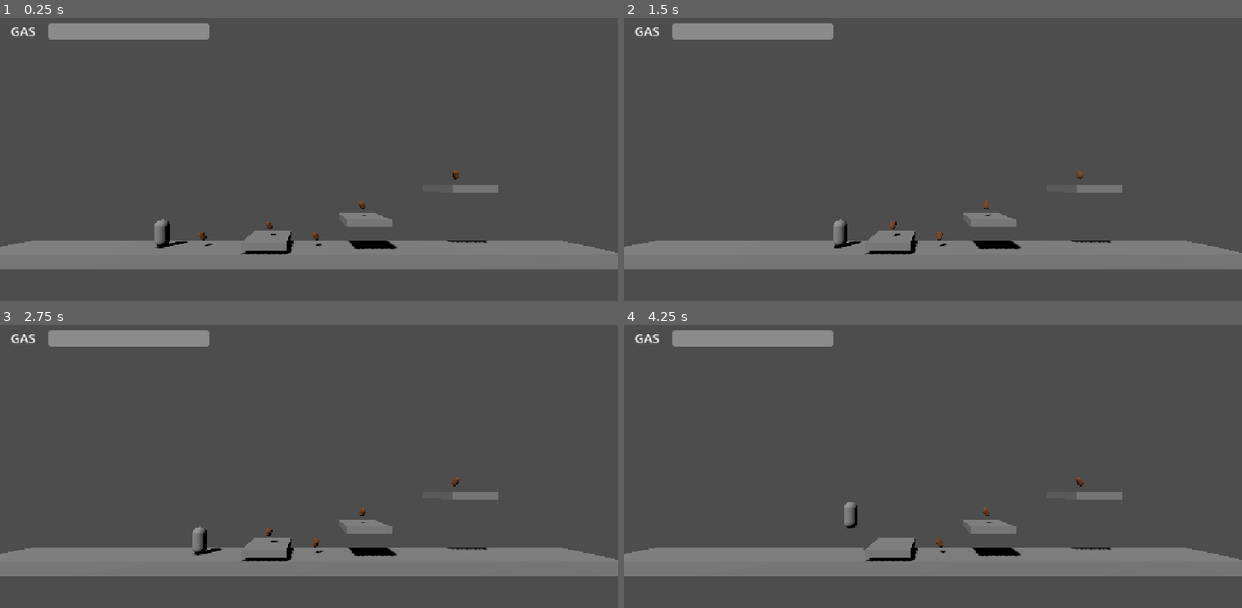
Above: before the commit, frames 1-4 (two rows, left to right).
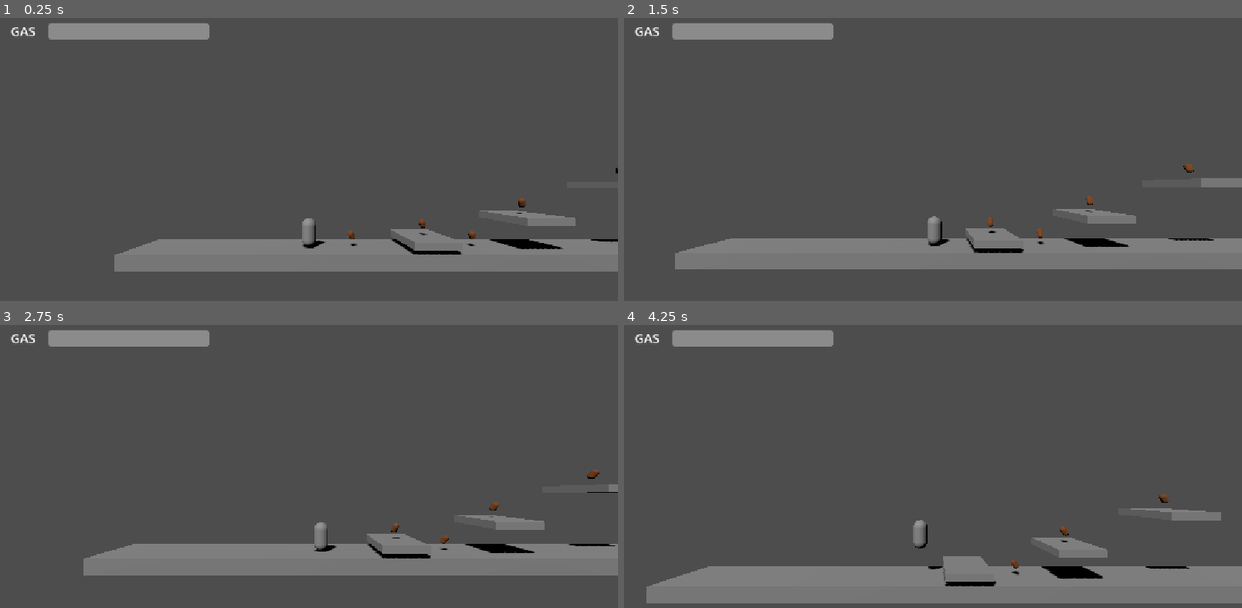
Above: after the commit, the same moments.

Repository: Arkay187/FartMan
Game: Godot game, scene res://scenes/test_level.tscn
Two runs of this game, one before a commit and one after it. Both use one fixed random seed, a clock stepped at 60 frames per second and the inputs below.
Inputs:
- Up to frame 1 (0.25 s): no input
- Up to frame 2 (1.5 s): tap Enter (ui_accept) at 0.5, 0.77 s; hold Right (ui_right) 0.53-1.28 s; hold Left (ui_left) from 1.28 s (still down)
- Up to frame 3 (2.75 s): tap Enter (ui_accept) at 1.52 s; release Left (ui_left) at 2.03 s; hold Right (ui_right) from 2.03 s (still down)
- Up to frame 4 (4.25 s): tap Enter (ui_accept) at 3.02, 3.77 s; release Right (ui_right) at 3.53 s; hold Left (ui_left) from 3.53 s (still down)

The runs differ from the first frame. In frame 1, 6.0% of the frame differs, in the area x 0-100%, y 52-90%; in frame 2, 4.5%; in frame 3, 5.3%; in frame 4, 17%, in the area x 0-100%, y 53-99%.

Commit message:
Add follow camera and respawn on falling off the level

Diff:
--- a/scenes/bean.tscn
+++ b/scenes/bean.tscn
@@ -13,12 +13,12 @@
 [sub_resource type="SphereShape3D" id="SphereShape3D_rfort"]
 radius = 0.45
 
-[node name="Bean" type="Area3D" unique_id=2005849170]
+[node name="Bean" type="Area3D" unique_id=1315924464]
 script = ExtResource("1_fkxq7")
 
-[node name="MeshInstance3D" type="MeshInstance3D" parent="." unique_id=1011270746]
+[node name="MeshInstance3D" type="MeshInstance3D" parent="." unique_id=1261001852]
 transform = Transform3D(0.81915206, -0.57357645, 0, 0.57357645, 0.81915206, 0, 0, 0, 1, 0, 0, 0)
 mesh = SubResource("CapsuleMesh_cphwl")
 
-[node name="CollisionShape3D" type="CollisionShape3D" parent="." unique_id=978630489]
+[node name="CollisionShape3D" type="CollisionShape3D" parent="." unique_id=458206996]
 shape = SubResource("SphereShape3D_rfort")
--- a/scenes/player.tscn
+++ b/scenes/player.tscn
@@ -13,26 +13,26 @@
 
 [sub_resource type="CapsuleShape3D" id="CapsuleShape3D_fjrip"]
 
-[node name="Player" type="CharacterBody3D" unique_id=1745349648 node_paths=PackedStringArray("gas_tank", "visual", "belly")]
+[node name="Player" type="CharacterBody3D" unique_id=1980105885 node_paths=PackedStringArray("gas_tank", "visual", "belly")]
 script = ExtResource("1_g2els")
 gas_tank = NodePath("GasTank")
 visual = NodePath("Visual")
 belly = NodePath("Visual/Belly")
 
-[node name="Visual" type="Node3D" parent="." unique_id=783898739]
+[node name="Visual" type="Node3D" parent="." unique_id=1508604799]
 transform = Transform3D(1, 0, 0, 0, 1, 0, 0, 0, 1, 0, -1, 0)
 
-[node name="MeshInstance3D" type="MeshInstance3D" parent="Visual" unique_id=1821925967]
+[node name="MeshInstance3D" type="MeshInstance3D" parent="Visual" unique_id=1567121354]
 transform = Transform3D(1, 0, 0, 0, 1, 0, 0, 0, 1, 0, 1, 0)
 mesh = SubResource("CapsuleMesh_dqkch")
 
-[node name="Belly" type="MeshInstance3D" parent="Visual" unique_id=1924059830]
+[node name="Belly" type="MeshInstance3D" parent="Visual" unique_id=2134222915]
 transform = Transform3D(1, 0, 0, 0, 1, 0, 0, 0, 1, 0.35, 0.9, 0)
 visible = false
 mesh = SubResource("SphereMesh_tuyoq")
 
-[node name="CollisionShape3D" type="CollisionShape3D" parent="." unique_id=840231237]
+[node name="CollisionShape3D" type="CollisionShape3D" parent="." unique_id=1203822426]
 shape = SubResource("CapsuleShape3D_fjrip")
 
-[node name="GasTank" type="Node" parent="." unique_id=264642013]
+[node name="GasTank" type="Node" parent="." unique_id=1150370972]
 script = ExtResource("2_qhqgy")
--- a/scenes/test_level.tscn
+++ b/scenes/test_level.tscn
@@ -1,22 +1,17 @@
 [gd_scene format=3]
 
-[ext_resource type="PackedScene" path="res://scenes/player.tscn" id="1_tmr53"]
-[ext_resource type="Script" path="res://scripts/player.gd" id="2_qcd3b"]
-[ext_resource type="PackedScene" path="res://scenes/bean.tscn" id="3_88ety"]
-[ext_resource type="Script" path="res://scripts/bean.gd" id="4_ahbqi"]
-[ext_resource type="Script" path="res://scripts/gas_bar.gd" id="5_7gix3"]
+[ext_resource type="PackedScene" path="res://scenes/player.tscn" id="1_qcd3b"]
+[ext_resource type="Script" path="res://scripts/player.gd" id="2_88ety"]
+[ext_resource type="PackedScene" path="res://scenes/bean.tscn" id="3_ahbqi"]
+[ext_resource type="Script" path="res://scripts/bean.gd" id="4_7gix3"]
+[ext_resource type="Script" path="res://scripts/follow_camera.gd" id="5_4asn1"]
+[ext_resource type="Script" path="res://scripts/gas_bar.gd" id="6_dw7u0"]
 
-[sub_resource type="BoxMesh" id="BoxMesh_4asn1"]
+[sub_resource type="BoxMesh" id="BoxMesh_fyxdr"]
 size = Vector3(44, 1, 4)
 
-[sub_resource type="BoxShape3D" id="BoxShape3D_dw7u0"]
+[sub_resource type="BoxShape3D" id="BoxShape3D_kpk0m"]
 size = Vector3(44, 1, 4)
-
-[sub_resource type="BoxMesh" id="BoxMesh_fyxdr"]
-size = Vector3(3, 0.5, 4)
-
-[sub_resource type="BoxShape3D" id="BoxShape3D_kpk0m"]
-size = Vector3(3, 0.5, 4)
 
 [sub_resource type="BoxMesh" id="BoxMesh_qs1vn"]
 size = Vector3(3, 0.5, 4)
@@ -30,83 +25,91 @@
 [sub_resource type="BoxShape3D" id="BoxShape3D_bakr3"]
 size = Vector3(3, 0.5, 4)
 
-[node name="TestLevel" type="Node3D" unique_id=1962721696]
+[sub_resource type="BoxMesh" id="BoxMesh_jqmoj"]
+size = Vector3(3, 0.5, 4)
 
-[node name="Floor" type="StaticBody3D" parent="." unique_id=33156764]
+[sub_resource type="BoxShape3D" id="BoxShape3D_ni2ok"]
+size = Vector3(3, 0.5, 4)
+
+[node name="TestLevel" type="Node3D" unique_id=983543820]
+
+[node name="Floor" type="StaticBody3D" parent="." unique_id=943350136]
 transform = Transform3D(1, 0, 0, 0, 1, 0, 0, 0, 1, 4, 0, 0)
 
-[node name="MeshInstance3D" type="MeshInstance3D" parent="Floor" unique_id=1022829056]
-mesh = SubResource("BoxMesh_4asn1")
+[node name="MeshInstance3D" type="MeshInstance3D" parent="Floor" unique_id=1423061005]
+mesh = SubResource("BoxMesh_fyxdr")
 
-[node name="CollisionShape3D" type="CollisionShape3D" parent="Floor" unique_id=830570104]
-shape = SubResource("BoxShape3D_dw7u0")
+[node name="CollisionShape3D" type="CollisionShape3D" parent="Floor" unique_id=292491529]
+shape = SubResource("BoxShape3D_kpk0m")
 
-[node name="TootLedge" type="StaticBody3D" parent="." unique_id=583453139]
+[node name="TootLedge" type="StaticBody3D" parent="." unique_id=700601912]
 transform = Transform3D(1, 0, 0, 0, 1, 0, 0, 0, 1, 2, 1.05, 0)
 
-[node name="MeshInstance3D" type="MeshInstance3D" parent="TootLedge" unique_id=1589567270]
-mesh = SubResource("BoxMesh_fyxdr")
+[node name="MeshInstance3D" type="MeshInstance3D" parent="TootLedge" unique_id=548003816]
+mesh = SubResource("BoxMesh_qs1vn")
 
-[node name="CollisionShape3D" type="CollisionShape3D" parent="TootLedge" unique_id=1239719449]
-shape = SubResource("BoxShape3D_kpk0m")
+[node name="CollisionShape3D" type="CollisionShape3D" parent="TootLedge" unique_id=839544123]
+shape = SubResource("BoxShape3D_13hs1")
 
-[node name="TrumpLedge" type="StaticBody3D" parent="." unique_id=1289902098]
+[node name="TrumpLedge" type="StaticBody3D" parent="." unique_id=807073832]
 transform = Transform3D(1, 0, 0, 0, 1, 0, 0, 0, 1, 9, 2.55, 0)
 
-[node name="MeshInstance3D" type="MeshInstance3D" parent="TrumpLedge" unique_id=1439032890]
-mesh = SubResource("BoxMesh_qs1vn")
+[node name="MeshInstance3D" type="MeshInstance3D" parent="TrumpLedge" unique_id=98321626]
+mesh = SubResource("BoxMesh_fptmo")
 
-[node name="CollisionShape3D" type="CollisionShape3D" parent="TrumpLedge" unique_id=1189963233]
-shape = SubResource("BoxShape3D_13hs1")
+[node name="CollisionShape3D" type="CollisionShape3D" parent="TrumpLedge" unique_id=365784371]
+shape = SubResource("BoxShape3D_bakr3")
 
-[node name="ThunderLedge" type="StaticBody3D" parent="." unique_id=1027977609]
+[node name="ThunderLedge" type="StaticBody3D" parent="." unique_id=161438302]
 transform = Transform3D(1, 0, 0, 0, 1, 0, 0, 0, 1, 16, 4.85, 0)
 
-[node name="MeshInstance3D" type="MeshInstance3D" parent="ThunderLedge" unique_id=1439802233]
-mesh = SubResource("BoxMesh_fptmo")
+[node name="MeshInstance3D" type="MeshInstance3D" parent="ThunderLedge" unique_id=527678873]
+mesh = SubResource("BoxMesh_jqmoj")
 
-[node name="CollisionShape3D" type="CollisionShape3D" parent="ThunderLedge" unique_id=893615746]
-shape = SubResource("BoxShape3D_bakr3")
+[node name="CollisionShape3D" type="CollisionShape3D" parent="ThunderLedge" unique_id=191904365]
+shape = SubResource("BoxShape3D_ni2ok")
 
-[node name="Player" type="CharacterBody3D" parent="." unique_id=1745349648 node_paths=PackedStringArray("gas_tank", "visual", "belly") instance=ExtResource("1_tmr53")]
+[node name="Player" type="CharacterBody3D" parent="." unique_id=1980105885 node_paths=PackedStringArray("gas_tank", "visual", "belly") instance=ExtResource("1_qcd3b")]
 transform = Transform3D(1, 0, 0, 0, 1, 0, 0, 0, 1, -6, 2, 0)
-script = ExtResource("2_qcd3b")
+script = ExtResource("2_88ety")
 gas_tank = NodePath("GasTank")
 visual = NodePath("Visual")
 belly = NodePath("Visual/Belly")
 
-[node name="Beans" type="Node3D" parent="." unique_id=293102140]
+[node name="Beans" type="Node3D" parent="." unique_id=631068944]
 
-[node name="Bean1" type="Area3D" parent="Beans" unique_id=2005849170 instance=ExtResource("3_88ety")]
+[node name="Bean1" type="Area3D" parent="Beans" unique_id=1315924464 instance=ExtResource("3_ahbqi")]
 transform = Transform3D(1, 0, 0, 0, 1, 0, 0, 0, 1, -3, 1.3, 0)
-script = ExtResource("4_ahbqi")
+script = ExtResource("4_7gix3")
 
-[node name="Bean2" type="Area3D" parent="Beans" unique_id=468647692 instance=ExtResource("3_88ety")]
+[node name="Bean2" type="Area3D" parent="Beans" unique_id=1496145421 instance=ExtResource("3_ahbqi")]
 transform = Transform3D(1, 0, 0, 0, 1, 0, 0, 0, 1, 5.5, 1.3, 0)
-script = ExtResource("4_ahbqi")
+script = ExtResource("4_7gix3")
 
-[node name="Bean3" type="Area3D" parent="Beans" unique_id=622160805 instance=ExtResource("3_88ety")]
+[node name="Bean3" type="Area3D" parent="Beans" unique_id=1117633753 instance=ExtResource("3_ahbqi")]
 transform = Transform3D(1, 0, 0, 0, 1, 0, 0, 0, 1, 2, 2.1, 0)
-script = ExtResource("4_ahbqi")
+script = ExtResource("4_7gix3")
 
-[node name="Bean4" type="Area3D" parent="Beans" unique_id=1028509668 instance=ExtResource("3_88ety")]
+[node name="Bean4" type="Area3D" parent="Beans" unique_id=969675024 instance=ExtResource("3_ahbqi")]
 transform = Transform3D(1, 0, 0, 0, 1, 0, 0, 0, 1, 9, 3.6, 0)
-script = ExtResource("4_ahbqi")
+script = ExtResource("4_7gix3")
 
-[node name="Bean5" type="Area3D" parent="Beans" unique_id=149302926 instance=ExtResource("3_88ety")]
+[node name="Bean5" type="Area3D" parent="Beans" unique_id=1059468297 instance=ExtResource("3_ahbqi")]
 transform = Transform3D(1, 0, 0, 0, 1, 0, 0, 0, 1, 16, 5.9, 0)
-script = ExtResource("4_ahbqi")
+script = ExtResource("4_7gix3")
 
-[node name="Camera3D" type="Camera3D" parent="." unique_id=319425206]
-transform = Transform3D(1, 0, 0, 0, 1, 0, 0, 0, 1, 5, 5, 17)
+[node name="Camera3D" type="Camera3D" parent="." unique_id=297414611 node_paths=PackedStringArray("target")]
+transform = Transform3D(1, 0, 0, 0, 1, 0, 0, 0, 1, -6, 5, 16)
+script = ExtResource("5_4asn1")
+target = NodePath("../Player")
 
-[node name="DirectionalLight3D" type="DirectionalLight3D" parent="." unique_id=2029522064]
+[node name="DirectionalLight3D" type="DirectionalLight3D" parent="." unique_id=304867236]
 transform = Transform3D(0.8660254, 0.35355338, -0.35355338, 0, 0.70710677, 0.70710677, 0.5, -0.6123724, 0.6123724, 0, 0, 0)
 shadow_enabled = true
 
-[node name="HUD" type="CanvasLayer" parent="." unique_id=797409880]
+[node name="HUD" type="CanvasLayer" parent="." unique_id=1682901398]
 
-[node name="GasLabel" type="Label" parent="HUD" unique_id=761497587]
+[node name="GasLabel" type="Label" parent="HUD" unique_id=1039898162]
 offset_left = 20.0
 offset_top = 18.0
 offset_right = 20.0
@@ -114,11 +117,11 @@
 theme_override_font_sizes/font_size = 24
 text = "GAS"
 
-[node name="GasBar" type="ProgressBar" parent="HUD" unique_id=1283370667 node_paths=PackedStringArray("player")]
+[node name="GasBar" type="ProgressBar" parent="HUD" unique_id=769186492 node_paths=PackedStringArray("player")]
 offset_left = 90.0
 offset_top = 20.0
 offset_right = 390.0
 offset_bottom = 50.0
 show_percentage = false
-script = ExtResource("5_7gix3")
+script = ExtResource("6_dw7u0")
 player = NodePath("../../Player")
--- /dev/null
+++ b/scripts/follow_camera.gd
@@ -0,0 +1,22 @@
+extends Camera3D
+## Side-on camera that follows Fart Man around the level.
+
+## Who to follow.
+@export var target: Node3D
+## Where the camera sits compared to him: x = ahead/behind, y = above, z = how far back.
+@export var offset: Vector3 = Vector3(0.0, 3.0, 16.0)
+## How tightly it follows. Bigger = sticks closer, smaller = lazier and smoother.
+@export var follow_speed: float = 6.0
+
+
+func _ready() -> void:
+	# Start already in the right place, no swooping in.
+	if target != null:
+		global_position = target.global_position + offset
+
+
+func _physics_process(delta: float) -> void:
+	if target == null:
+		return
+	var goal: Vector3 = target.global_position + offset
+	global_position = global_position.lerp(goal, 1.0 - exp(-follow_speed * delta))
--- a/scripts/player.gd
+++ b/scripts/player.gd
@@ -15,6 +15,8 @@
 ## Sent when the long squeaky leak starts and stops. Use these later for the sound.
 signal squeak_started
 signal squeak_stopped
+## Sent when he falls off the level and pops back to the start.
+signal respawned
 
 enum Tier { TOOT, TRUMP, THUNDER }
 const TIER_NAMES: Array[String] = ["Toot", "Trump", "Thunder"]
@@ -28,6 +30,8 @@
 @export var air_acceleration: float = 25.0
 ## How strongly he is pulled down.
 @export var gravity: float = 25.0
+## Fall below this height and he pops back to where he started.
+@export var fall_limit_y: float = -10.0
 
 @export_group("Charge times (seconds)")
 ## Let go before this and it counts as a tap: small jump.
@@ -79,13 +83,21 @@
 var charge_time: float = 0.0
 ## How full the belly is: 0 = empty, 1 = full.
 var belly_fill: float = 0.0
+## Where he started the level. He comes back here if he falls off.
+var start_position: Vector3
 
 
 func _ready() -> void:
+	start_position = global_position
 	_show_belly()
 
 
 func _physics_process(delta: float) -> void:
+	# Fell off the level? Pop back to the start.
+	if global_position.y < fall_limit_y:
+		_respawn()
+		return
+
 	# Fall when in the air.
 	if not is_on_floor():
 		velocity.y -= gravity * delta
@@ -199,6 +211,13 @@
 		print(TIER_NAMES[tier], "!")
 
 
+func _respawn() -> void:
+	global_position = start_position
+	velocity = Vector3.ZERO
+	_stop_charging()
+	respawned.emit()
+
+
 func _stop_charging() -> void:
 	is_charging = false
 	charge_time = 0.0
Not shown, added: scripts/follow_camera.gd.uid
Not shown, changed: SESSION_NOTES.md
